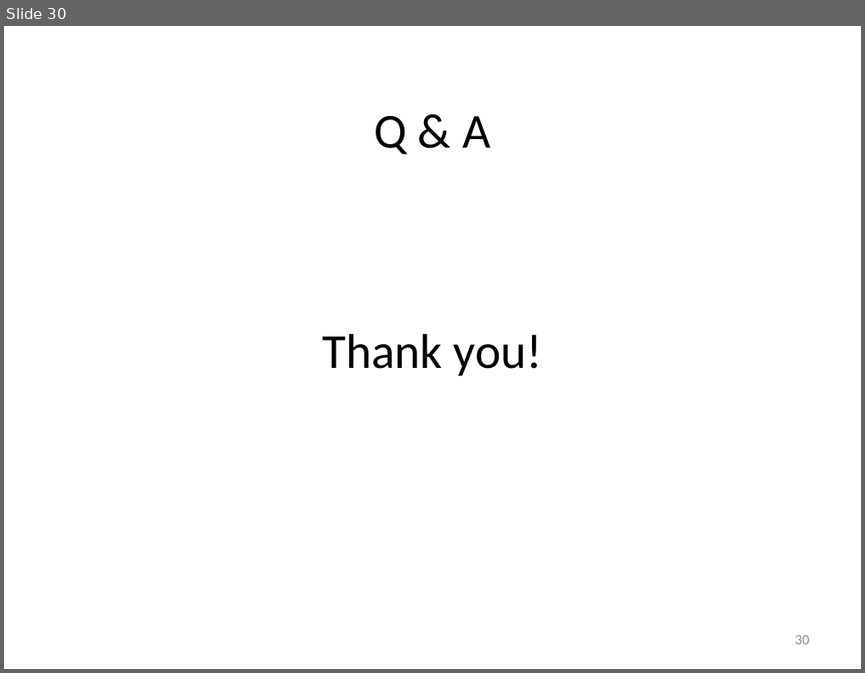
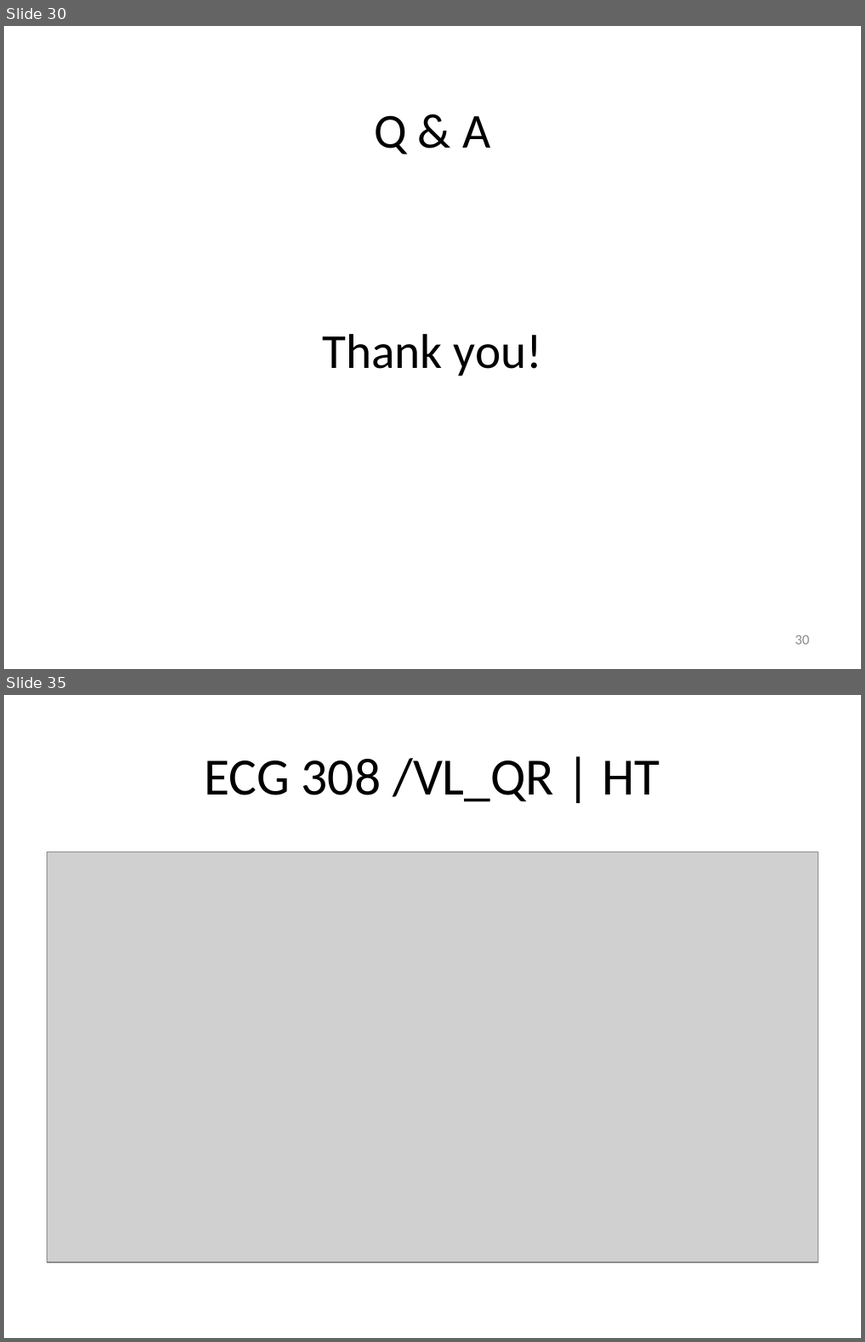
Before and after one commit to vyngo/caohoc-project-name, a slide deck: Report/pre.pptx. Shown one above the other, each under a label of ours: slide 30 before the commit, slides 30 and 35 after it; the slides between them are not shown. The pictures are 865x673 and 865x1342 pixels, drawn with LibreOffice and Linux fonts; fonts in the diff are those of the drawing; grey boxes stand for pictures. Boxes give left, top, right and bottom in pixels: in the first picture for what was removed or moved away, otherwise in the second. Text is boxed around its words. In the diff, an @@ line names an element or a change of style, - is before the commit and + after.

```diff
--- a/Report/pre.pptx
+++ b/Report/pre.pptx
@@ slide 35 added at [4,695,861,1338], background #FFFFFF @@
@@ title added at [204,758,659,802], 44 pt, text #000000 @@
+ECG 308 /VL_QR | HT
@@ picture added at [46,851,818,1262] @@
```
Also in this commit, not shown: 1 slide changed, 27 other slides added.
